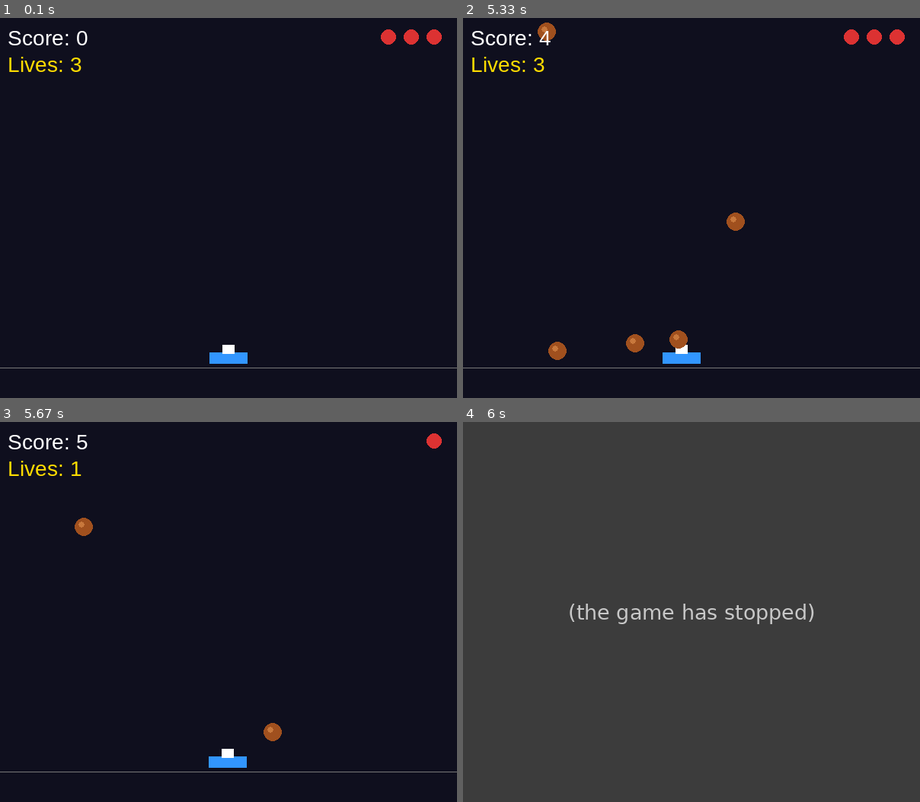
Above: before the commit, frames 1-4 (two rows, left to right).
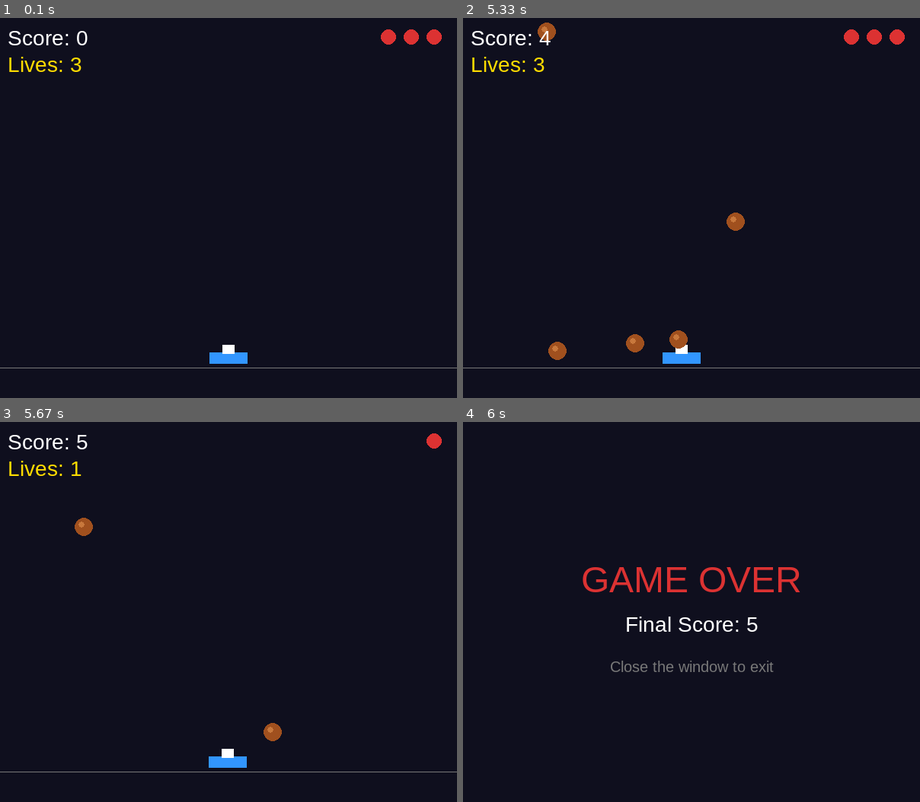
Above: after the commit, the same moments.

Repository: step-paulinos/Internal-DGT-PY.GAME
Game: pygame game, started from achieved.py
Same seed, same stepped clock (60 frames per second), same inputs: the game is played once before the commit and once after it.
Inputs:
- Up to frame 1 (0.1 s): no input
- Up to frame 2 (5.33 s): hold Right 0.33-0.8 s; hold Right 0.83-1.3 s; hold Left 1.33-1.87 s; hold Right 1.9-2.3 s; hold Right 2.33-2.97 s; hold Left 3-3.47 s; hold Right 3.5-3.97 s; hold Right 4-4.47 s; hold Left 4.5-5.03 s; hold Left from 5.07 s (still down)
- Up to frame 3 (5.67 s): release Left at 5.47 s; hold Right from 5.5 s (still down)
- Up to frame 4 (6 s): keep holding Right

Frames 1-3 are identical in both runs. In frame 4, 100% of the frame differs, in the area x 0-100%, y 0-100%.
Before the commit the program exited at 5.72 s; later frames show no game.

Commit message:
Finished Merit Commit 10

Diff:
--- a/achieved.py
+++ b/achieved.py
@@ -190,3 +190,26 @@
     draw_hud(screen, current_score, player_lives)
 
     pygame.display.flip()
+
+# -----------------------------------------------
+# Game Over Screen
+# -----------------------------------------------
+screen.fill(COLOUR_BACKGROUND)
+game_over_text = heading_font.render("GAME OVER", True, COLOUR_RED)
+final_score_text = info_font.render("Final Score: " + str(current_score), True, COLOUR_WHITE)
+exit_prompt_text = small_font.render("Close the window to exit", True, COLOUR_GREY)
+
+# Centre the text on the screen
+screen.blit(game_over_text, (SCREEN_WIDTH // 2 - game_over_text.get_width() // 2, 180))
+screen.blit(final_score_text, (SCREEN_WIDTH // 2 - final_score_text.get_width() // 2, 250))
+screen.blit(exit_prompt_text, (SCREEN_WIDTH // 2 - exit_prompt_text.get_width() // 2, 310))
+pygame.display.flip()
+
+# Wait for the player to close the window
+waiting_for_close = True
+while waiting_for_close:
+    for event in pygame.event.get():
+        if event.type == pygame.QUIT:
+            waiting_for_close = False
+
+pygame.quit()
